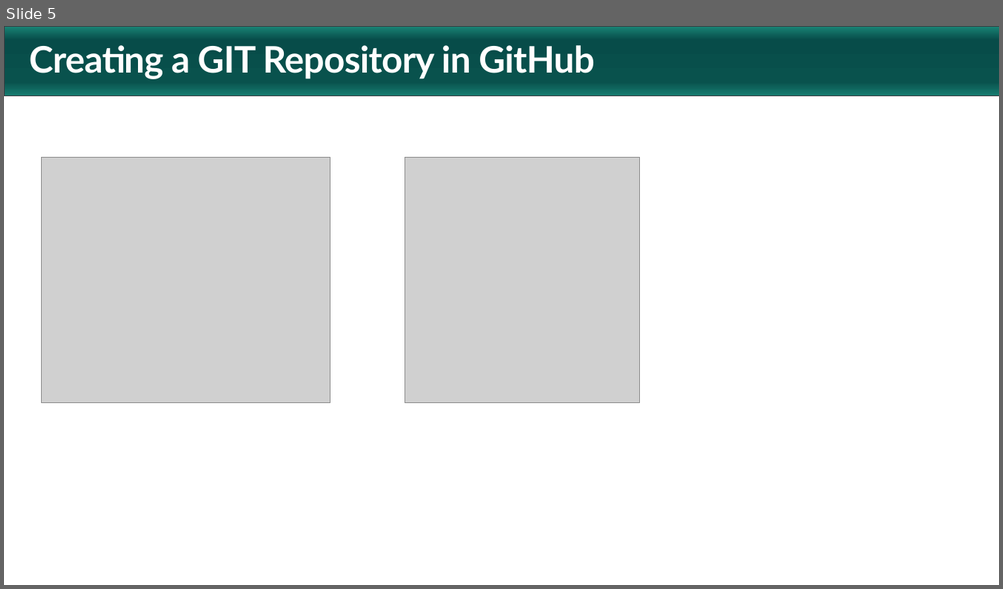
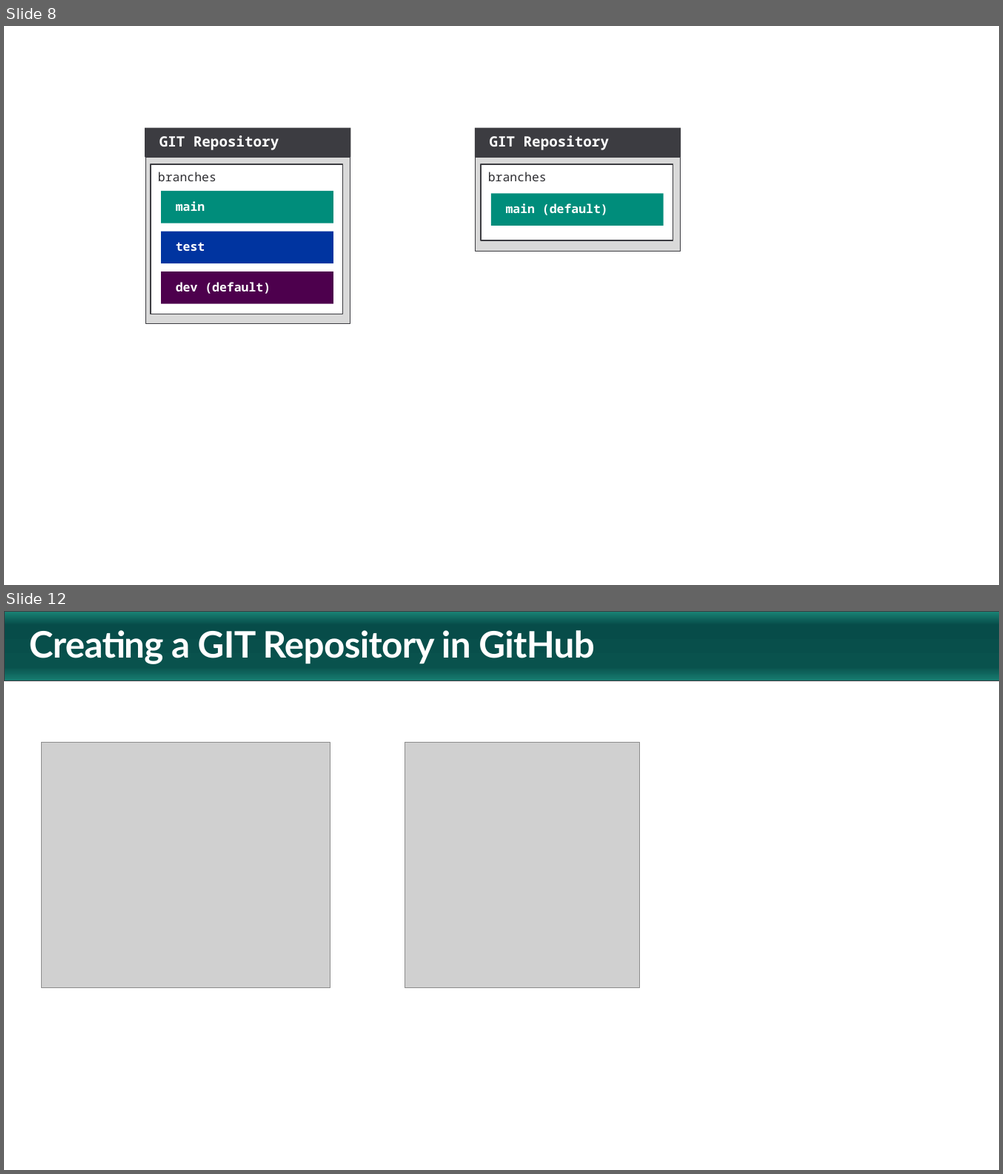
Before and after one commit to FabricDevCamp/fabric-cicd-whitepaper, a slide deck: pptx/Part 2 - Deploying a Fabric CICD Project.pptx. Shown one above the other, each under a label of ours: slide 5 before the commit, slides 8 and 12 after it; the slides between them are not shown. The pictures are 1003x589 and 1003x1174 pixels, drawn with LibreOffice and Linux fonts; fonts in the diff are those of the drawing; grey boxes stand for pictures; background and template pictures are left out. Boxes give left, top, right and bottom in pixels: in the first picture for what was removed or moved away, otherwise in the second. Text is boxed around its words. In the diff, an @@ line names an element or a change of style, - is before the commit and + after.

```diff
--- a/pptx/Part 2 - Deploying a Fabric CICD Project.pptx
+++ b/pptx/Part 2 - Deploying a Fabric CICD Project.pptx
@@ slide 8 added at (x1=4, y1=26, x2=999, y2=585), background #FFFFFF @@
@@ rectangle added at (x1=145, y1=127, x2=350, y2=157), fill #3C3C41, 14 pt, text #FFFFFF, bold @@
+GIT Repository
@@ rectangle added at (x1=474, y1=127, x2=680, y2=157), fill #3C3C41, 14 pt, text #FFFFFF, bold @@
+GIT Repository
@@ rectangle added at (x1=145, y1=157, x2=350, y2=323), fill #D9D9D9, outline #3C3C41 0.75 pt @@
@@ rectangle added at (x1=475, y1=157, x2=680, y2=250), fill #D9D9D9, outline #3C3C41 0.75 pt @@
@@ rectangle added at (x1=481, y1=164, x2=673, y2=241), fill #FFFFFF, outline #3C3C41 1 pt, 12 pt, text #2D2D31 @@
+branches
@@ rectangle added at (x1=491, y1=193, x2=663, y2=226), fill #008D7B, 12 pt, text #FFFFFF, bold @@
+main (default)
@@ group added at (x1=151, y1=164, x2=343, y2=314): 4 rectangles @@
+branches
+main
+test
+dev (default)
@@ what was slide 5 is now slide 12 @@
```
Also in this commit, not shown: 1 slide changed, 8 other slides added, 2 slides removed, 5 other files.
